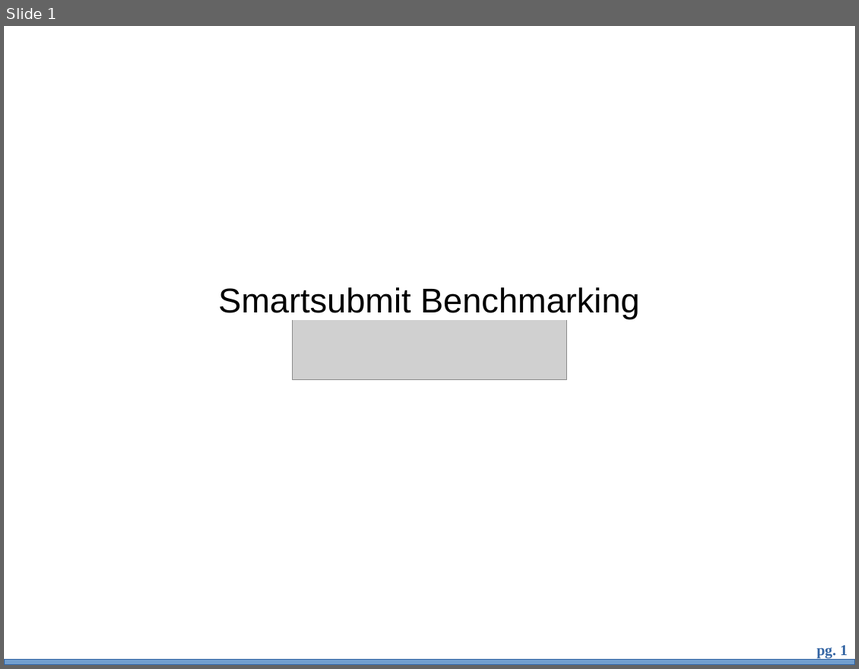
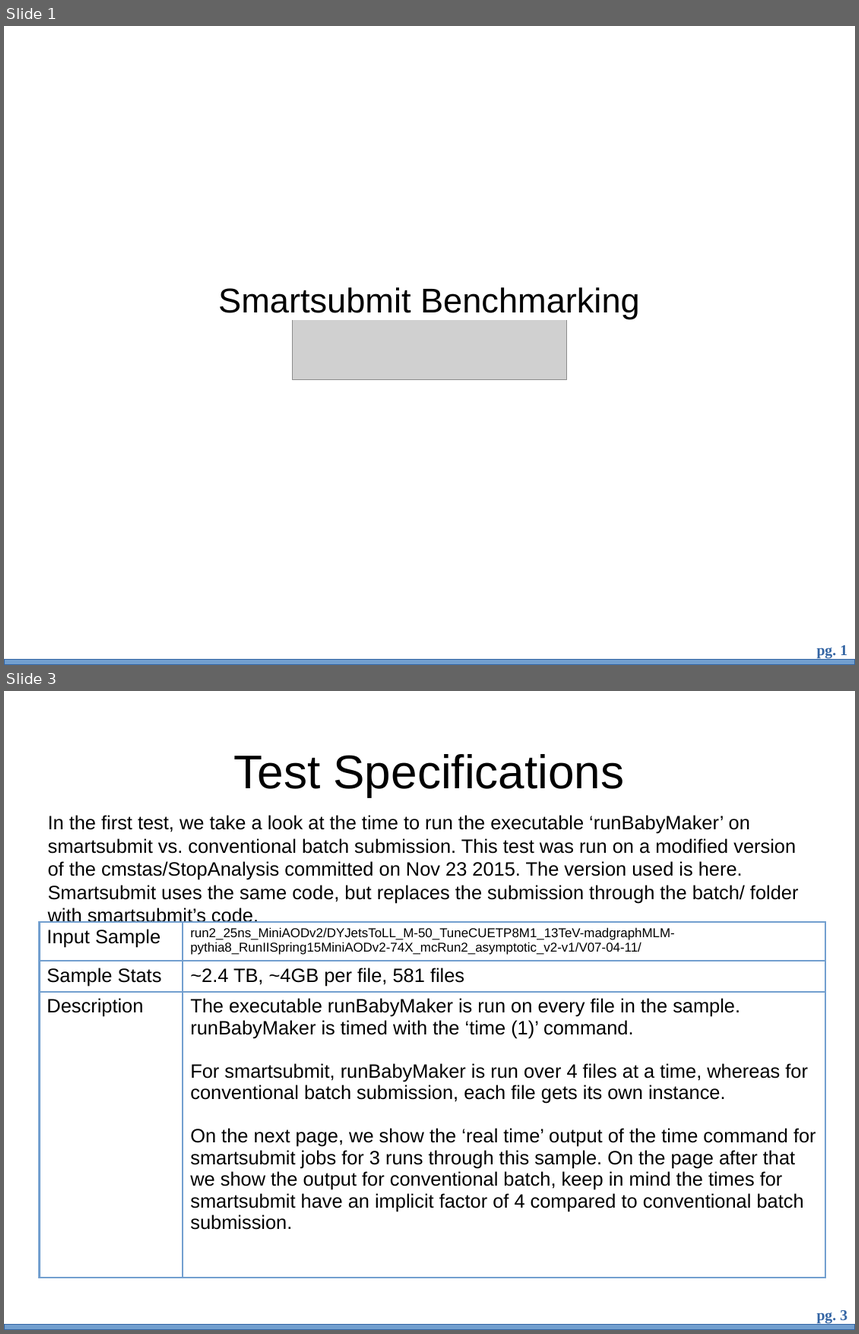
Before and after one commit to bth5032/smartsubmit, a slide deck: Presentations/benchmarking/bench.odp. Shown one above the other, each under a label of ours: slide 1 before the commit, slides 1 and 3 after it; the slides between them are not shown. The pictures are 859x669 and 859x1334 pixels, drawn with LibreOffice and Linux fonts; fonts in the diff are those of the drawing; grey boxes stand for pictures; background and template pictures are left out. Boxes give left, top, right and bottom in pixels: in the first picture for what was removed or moved away, otherwise in the second. Text is boxed around its words. In the diff, an @@ line names an element or a change of style, - is before the commit and + after.

Commit message:
Added some presentation stuff

```diff
--- a/Presentations/benchmarking/bench.odp
+++ b/Presentations/benchmarking/bench.odp
@@ slide 3 added at box(4, 691, 855, 1330), background #FFFFFF; not listed: 2 template elements that a slide beside it also shows @@
@@ title added at box(234, 754, 625, 797), 44 pt, text #000000 @@
+Test Specifications
@@ text added at box(48, 815, 799, 927), 18 pt, text #000000 @@
+In the first test, we take a look at the time to run the executable ‘runBabyMaker’ on smartsubmit vs. conventional batch submission. This test was run on a modified version of the cmstas/StopAnalysis committed on Nov 23 2015. The version used is here. Smartsubmit uses the same code, but replaces the submission through the batch/ folder with smartsubmit’s code.
@@ table added at box(40, 922, 826, 1256), 3 rows, 2 columns @@
+Input Sample | run2_25ns_MiniAODv2/DYJetsToLL_M-50_TuneCUETP8M1_13TeV-madgraphMLM-pythia8_RunIISpring15MiniAODv2-74X_mcRun2_asymptotic_v2-v1/V07-04-11/
+Sample Stats | ~2.4 TB, ~4GB per file, 581 files
+Description | The executable runBabyMaker is run on every file in the sample. runBabyMaker is timed with the ‘time (1)’ command. / For smartsubmit, runBabyMaker is run over 4 files at a time, whereas for conventional batch submission, each file gets its own instance. / On the next page, we show the ‘real time’ output of the time command for smartsubmit jobs for 3 runs through this sample. On the page after that we show the output for conventional batch, keep in mind the times for smartsubmit have an implicit factor of 4 compared to conventional batch submission.
```
Also in this commit, not shown: 3 slides changed, 2 other slides added, 3 slides removed, 2 other files.
